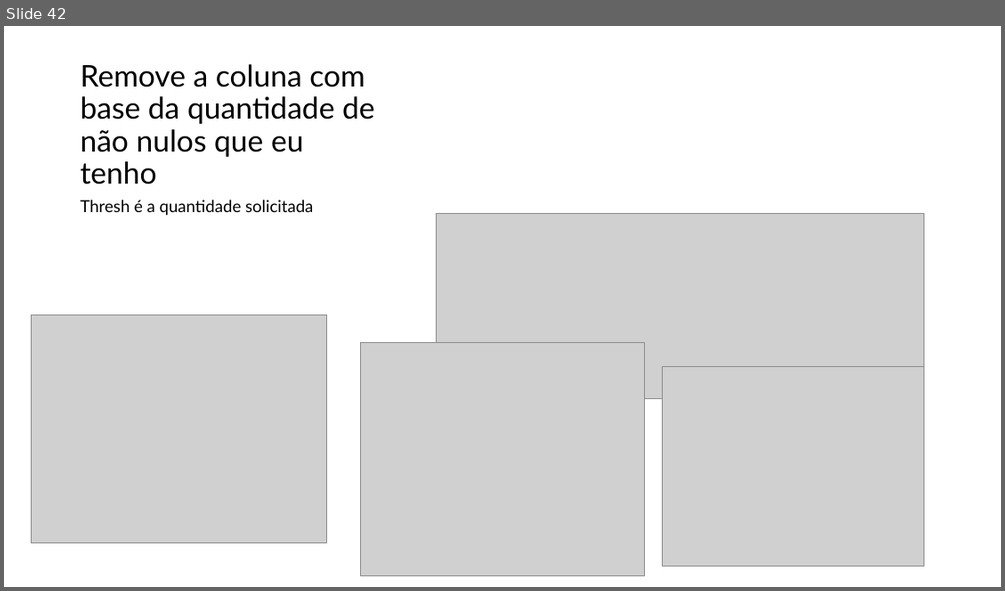
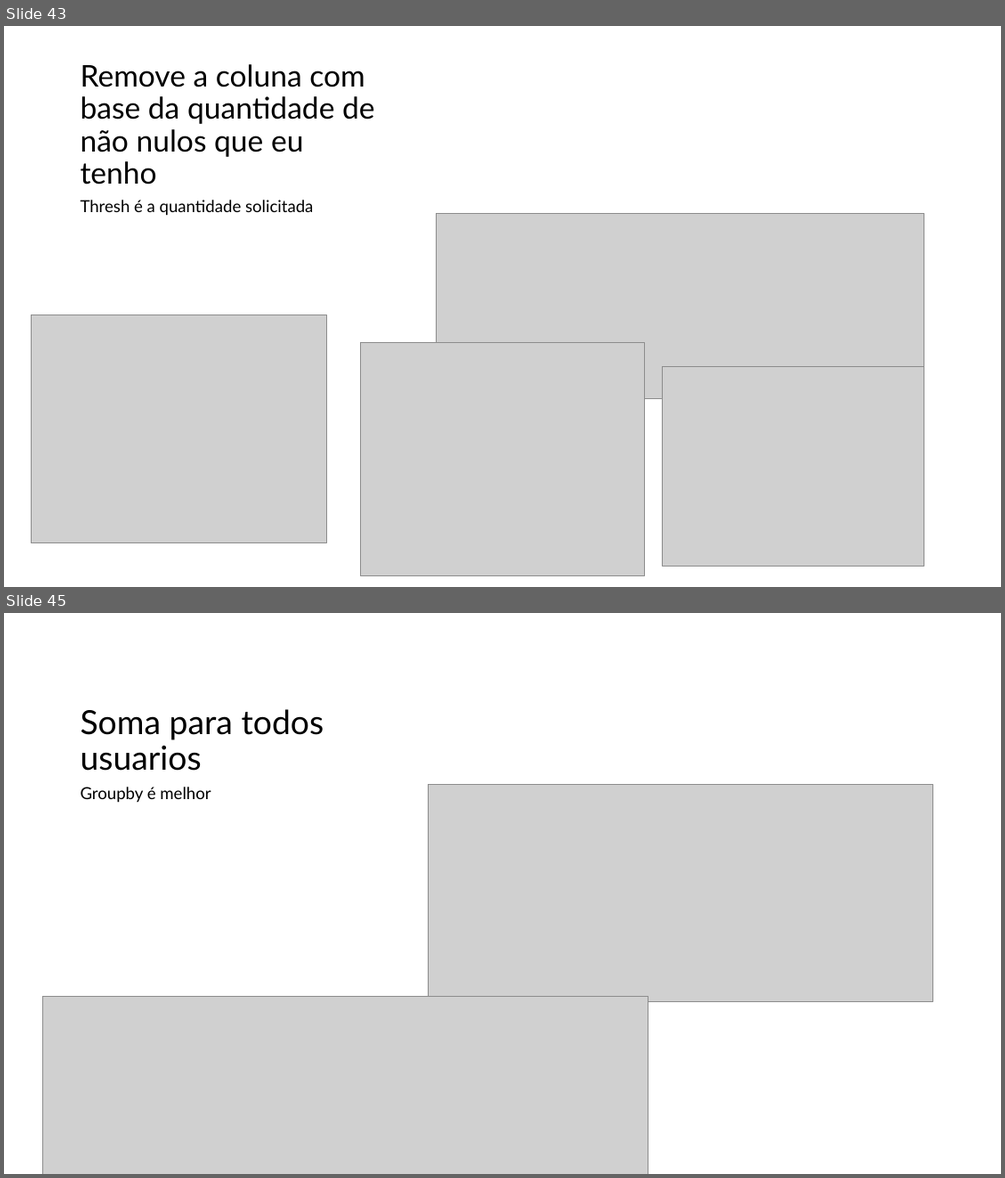
Before and after one commit to augluiz/OlaMundo, a slide deck: python.pptx. Shown one above the other, each under a label of ours: slide 42 before the commit, slides 43 and 45 after it; the slides between them are not shown. The pictures are 1005x591 and 1005x1178 pixels, drawn with LibreOffice and Linux fonts; fonts in the diff are those of the drawing; grey boxes stand for pictures. Boxes give left, top, right and bottom in pixels: in the first picture for what was removed or moved away, otherwise in the second. Text is boxed around its words. In the diff, an @@ line names an element or a change of style, - is before the commit and + after.

```diff
--- a/python.pptx
+++ b/python.pptx
@@ slide 45 added at box(4, 613, 1001, 1174), background #FFFFFF @@
@@ title added at box(81, 709, 324, 771), 32 pt, text #000000 @@
+Soma para todos usuarios
@@ text added at box(81, 787, 210, 803), 16 pt, text #000000 @@
+Groupby é melhor
@@ picture added at box(428, 784, 933, 1001) @@
@@ picture added at box(42, 996, 648, 1174) @@
@@ what was slide 42 is now slide 43 @@
```
Also in this commit, not shown: 10 other slides added.
